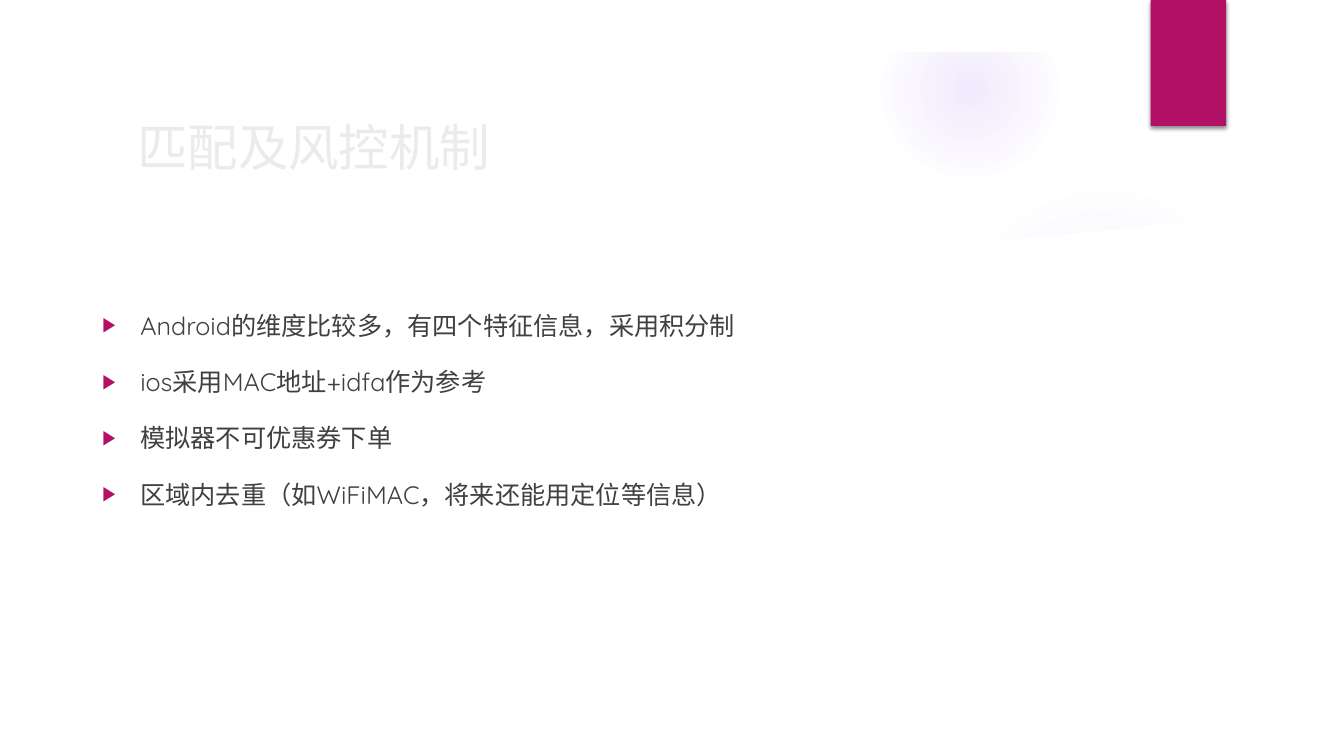
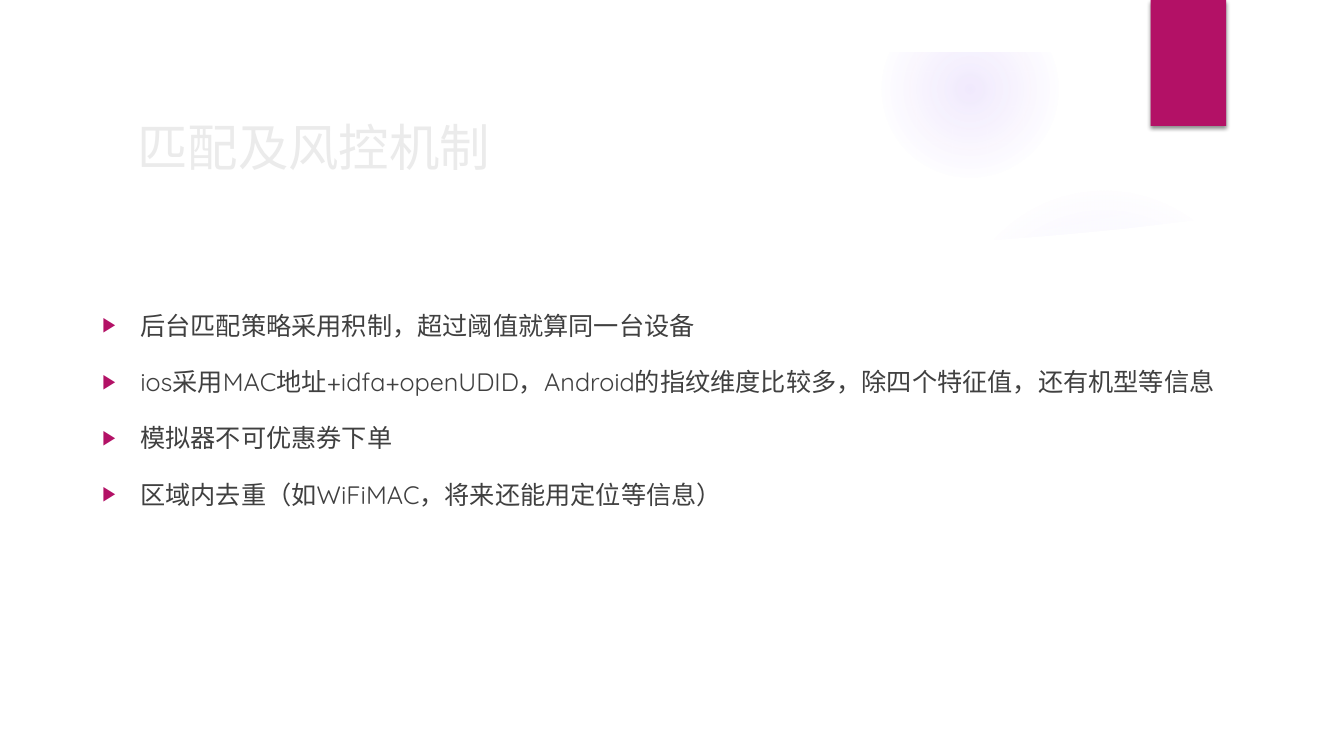
Before and after one commit to happylishang/happylishang.github.io, a slide deck: slide 10 of _posts/Android/严选可信ID项目.pptx (slide 9 before the commit). Drawn at 1344x756 pixels with LibreOffice and Linux fonts; fonts in the diff are those of the drawing; background and template pictures are left out. Boxes give left, top, right and bottom in pixels: in the first picture for what was removed or moved away, otherwise in the second. Text is boxed around its words. In the diff, an @@ line names an element or a change of style, - is before the commit and + after.

```diff
--- a/_posts/Android/严选可信ID项目.pptx
+++ b/_posts/Android/严选可信ID项目.pptx
@@ text at (x1=140, y1=314, x2=1214, y2=396): text changed @@
-▶ Android的维度比较多，有四个特征信息，采用积分制
-▶ ios采用MAC地址+idfa作为参考
+▶ 后台匹配策略采用积制，超过阈值就算同一台设备
+▶ ios采用MAC地址+idfa+openUDID，Android的指纹维度比较多，除四个特征值，还有机型等信息
```
Also in this commit, not shown: 1 other slide changed, 1 slide added.
